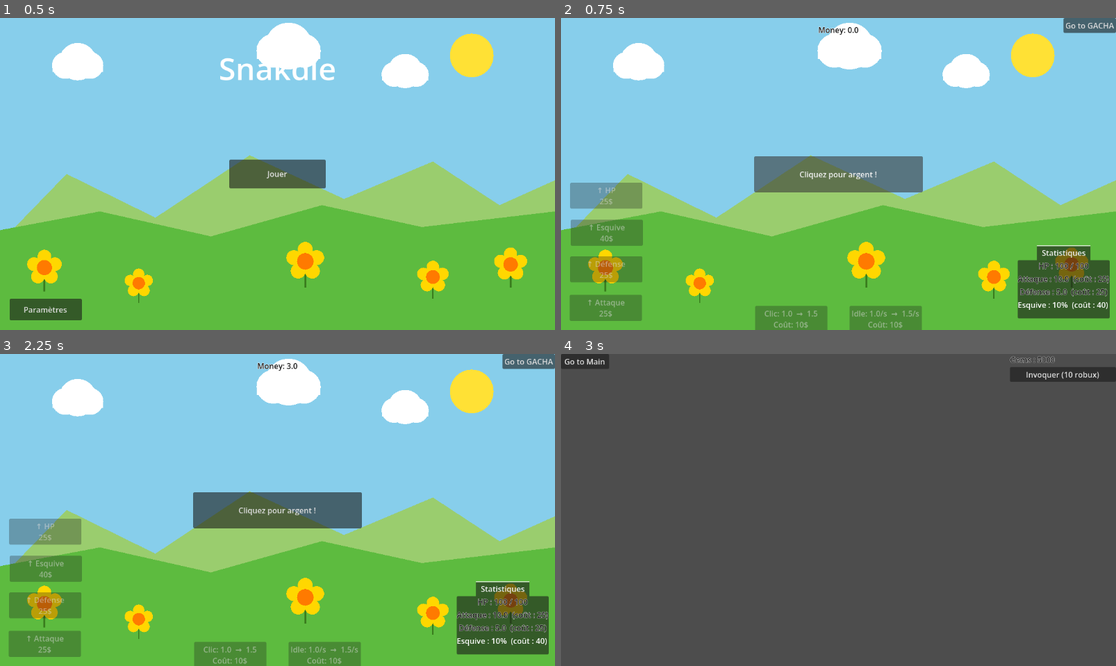
Above: before the commit, frames 1-4 (two rows, left to right).
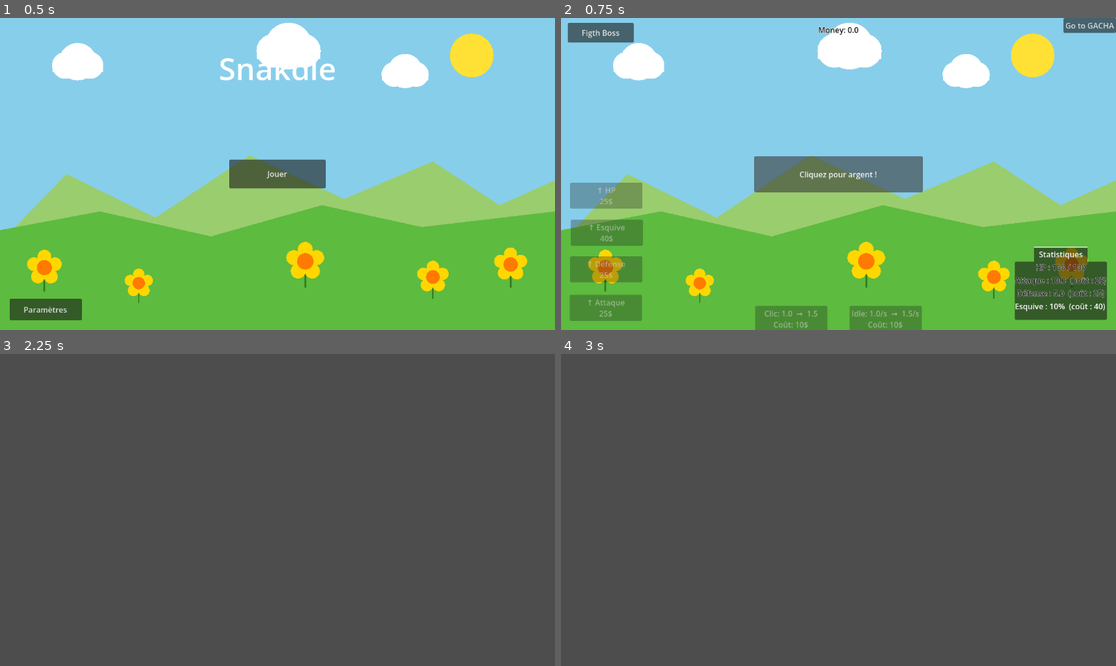
Above: after the commit, the same moments.

Repository: XeyNox/Snakdle
Game: Godot game, scene res://Scenes/TitleScreen.tscn
The game is run twice, just before and just after one commit, with the same random seed, the same clock (stepped at 60 frames per second) and the same inputs.
Inputs (mouse positions are in pixels of both pictures, inside the frame that each line leads up to):
- Up to frame 1 (0.5 s): no input
- Up to frame 2 (0.75 s): click "Jouer" at 0.5 s
- Up to frame 3 (2.25 s): click "Cliquez pour argent !" at 1.25 s; click (38, 369) at 2 s, where only the run after the commit has a clickable "Figth Boss"
- Up to frame 4 (3 s): click (1088, 360) at 2.75 s, where only the run before the commit has a clickable "Go to GACHA"

Frame 1 is identical in both runs. In frame 2, 2.3% of the frame differs, in the area x 1-99%, y 1-97%; in frame 3, 98%, in the area x 0-100%, y 0-100%; in frame 4, 1.3%.

Commit message:
add scene boss fight

Diff:
--- a/Scenes/BossUI.tscn
+++ b/Scenes/BossUI.tscn
@@ -1,6 +1,8 @@
 [gd_scene format=3 uid="uid://dfm70mf3qtc2e"]
 
 [ext_resource type="Script" uid="uid://bneuacsj7ycym" path="res://Scripts/boss_ui.gd" id="1_boss1"]
+[ext_resource type="Script" uid="uid://b66di3dhxg6yt" path="res://Scripts/button_go_to_gacha.gd" id="2_ldcqm"]
+[ext_resource type="Script" uid="uid://cm7q361iaq3q1" path="res://Scripts/listStat.gd" id="2_s3nj4"]
 
 [node name="BossUi" type="Control" unique_id=929737559]
 layout_mode = 3
@@ -15,7 +17,7 @@
 mouse_filter = 1
 script = ExtResource("1_boss1")
 
-[node name="VBox" type="VBoxContainer" parent="." unique_id=112837401]
+[node name="VBoxContainer" type="VBoxContainer" parent="." unique_id=112837401]
 layout_mode = 1
 anchors_preset = 1
 anchor_left = 1.0
@@ -24,20 +26,70 @@
 offset_bottom = 90.0
 grow_horizontal = 0
 
-[node name="BossLabel" type="Label" parent="VBox" unique_id=223948512]
+[node name="BossLabel" type="Label" parent="VBoxContainer" unique_id=223948512]
 layout_mode = 2
 theme_override_colors/font_color = Color(0.1, 0.1, 0.1, 1)
 theme_override_colors/font_outline_color = Color(1, 1, 1, 1)
 theme_override_constants/outline_size = 2
 horizontal_alignment = 1
 
-[node name="HPBar" type="ProgressBar" parent="VBox" unique_id=334059623]
+[node name="HPBar" type="ProgressBar" parent="VBoxContainer" unique_id=334059623]
 custom_minimum_size = Vector2(200, 20)
 layout_mode = 2
 
-[node name="RewardLabel" type="Label" parent="VBox" unique_id=445160734]
+[node name="RewardLabel" type="Label" parent="VBoxContainer" unique_id=445160734]
 layout_mode = 2
 theme_override_colors/font_color = Color(0.15, 0.6, 0.15, 1)
 theme_override_colors/font_outline_color = Color(1, 1, 1, 1)
 theme_override_constants/outline_size = 2
 horizontal_alignment = 1
+
+[node name="GoToMain" type="Button" parent="." unique_id=1977755191]
+layout_mode = 0
+offset_left = 714.0
+offset_top = 6.0
+offset_right = 897.0
+offset_bottom = 59.0
+text = "Go to gacha"
+script = ExtResource("2_ldcqm")
+
+[node name="TabContainer" type="TabContainer" parent="." unique_id=1664112668]
+layout_mode = 0
+offset_left = 729.0
+offset_top = 461.0
+offset_right = 897.0
+offset_bottom = 613.0
+tab_alignment = 1
+current_tab = 0
+script = ExtResource("2_s3nj4")
+
+[node name="Statistiques" type="VBoxContainer" parent="TabContainer" unique_id=893726336]
+layout_mode = 2
+metadata/_tab_index = 0
+
+[node name="HP" type="Label" parent="TabContainer/Statistiques" unique_id=1454611668]
+layout_mode = 2
+theme_override_colors/font_color = Color(0.1, 0.1, 0.1, 1)
+theme_override_colors/font_outline_color = Color(1, 1, 1, 1)
+theme_override_constants/outline_size = 2
+horizontal_alignment = 1
+vertical_alignment = 1
+
+[node name="Attaque" type="Label" parent="TabContainer/Statistiques" unique_id=1575305167]
+layout_mode = 2
+theme_override_colors/font_color = Color(0.1, 0.1, 0.1, 1)
+theme_override_colors/font_outline_color = Color(1, 1, 1, 1)
+theme_override_constants/outline_size = 2
+horizontal_alignment = 1
+vertical_alignment = 1
+
+[node name="Défense" type="Label" parent="TabContainer/Statistiques" unique_id=1068672652]
+layout_mode = 2
+theme_override_colors/font_color = Color(0.1, 0.1, 0.1, 1)
+theme_override_colors/font_outline_color = Color(1, 1, 1, 1)
+theme_override_constants/outline_size = 2
+horizontal_alignment = 1
+vertical_alignment = 1
+
+[node name="Esquive" type="Label" parent="TabContainer/Statistiques" unique_id=1580146275]
+layout_mode = 2
--- a/Scenes/Main.tscn
+++ b/Scenes/Main.tscn
@@ -6,12 +6,12 @@
 [ext_resource type="Script" uid="uid://b15kwqfo8jd8p" path="res://Scripts/button_upp_idle.gd" id="4_rgh2o"]
 [ext_resource type="Script" uid="uid://bj5ll5xomockr" path="res://Scripts/button_upp_click.gd" id="5_pbw6q"]
 [ext_resource type="PackedScene" uid="uid://cge6os48vo14u" path="res://Scenes/background.tscn" id="6_v1gob"]
-[ext_resource type="PackedScene" uid="uid://dfm70mf3qtc2e" path="res://Scenes/BossUI.tscn" id="8_boss1"]
 [ext_resource type="Script" uid="uid://c8oy70fqu22bn" path="res://Scripts/button_upp_attack.gd" id="9_frkhe"]
 [ext_resource type="Script" uid="uid://b74v6kbf28j5h" path="res://Scripts/button_upp_defense.gd" id="10_1p5hy"]
 [ext_resource type="Script" uid="uid://0folrf6i23bq" path="res://Scripts/go_to_gacha.gd" id="11_grg3l"]
 [ext_resource type="Script" uid="uid://csqcya5fpvv0v" path="res://Scripts/button_upp_hp.gd" id="11_h1m7h"]
 [ext_resource type="Script" uid="uid://c25ksxrt1o2rb" path="res://Scripts/button_upp_evasion.gd" id="12_erwvk"]
+[ext_resource type="Script" uid="uid://cmpith4rdecni" path="res://Scripts/button_go_to_boss.gd" id="12_frkhe"]
 
 [node name="Main" type="Node2D" unique_id=1249350998]
 position = Vector2(452, 224)
@@ -19,10 +19,10 @@
 [node name="CanvasLayer" type="CanvasLayer" parent="." unique_id=544584215]
 
 [node name="TabContainer" type="TabContainer" parent="CanvasLayer" unique_id=325402615]
-offset_left = 948.0
-offset_top = 472.0
-offset_right = 1116.0
-offset_bottom = 624.0
+offset_left = 942.0
+offset_top = 475.0
+offset_right = 1110.0
+offset_bottom = 627.0
 tab_alignment = 1
 current_tab = 0
 script = ExtResource("3_listst")
@@ -57,8 +57,6 @@
 
 [node name="Esquive" type="Label" parent="CanvasLayer/TabContainer/Statistiques" unique_id=412850136]
 layout_mode = 2
-
-[node name="BossUi" parent="CanvasLayer" unique_id=929737559 instance=ExtResource("8_boss1")]
 
 [node name="ButtonUppClick" type="Button" parent="CanvasLayer" unique_id=189751916]
 custom_minimum_size = Vector2(150, 50)
@@ -159,6 +157,14 @@
 text = "Go to GACHA"
 script = ExtResource("11_grg3l")
 
+[node name="GoTobossFigth" type="Button" parent="CanvasLayer" unique_id=2023720226]
+offset_left = 14.0
+offset_top = 10.0
+offset_right = 151.0
+offset_bottom = 51.0
+text = "Figth Boss"
+script = ExtResource("12_frkhe")
+
 [node name="BackgroundLayer" type="CanvasLayer" parent="." unique_id=738291847]
 layer = -1
 
--- a/Scripts/GameManager.gd
+++ b/Scripts/GameManager.gd
@@ -44,7 +44,7 @@
 		return
 	money += money_per_second * delta
 
-	if not boss_active and money >= _boss_threshold():
+	if not boss_active:
 		_start_boss()
 
 	if boss_active:
--- a/Scripts/boss_ui.gd
+++ b/Scripts/boss_ui.gd
@@ -1,8 +1,8 @@
 extends Control
 
-@onready var hp_bar: ProgressBar = $VBox/HPBar
-@onready var boss_label: Label    = $VBox/BossLabel
-@onready var reward_label: Label  = $VBox/RewardLabel
+@onready var hp_bar: ProgressBar = $VBoxContainer/HPBar
+@onready var boss_label: Label = $VBoxContainer/BossLabel
+@onready var reward_label: Label = $VBoxContainer/RewardLabel
 
 func _ready() -> void:
 	GameManager.boss_started.connect(_on_boss_started)
--- /dev/null
+++ b/Scripts/button_go_to_boss.gd
@@ -0,0 +1,7 @@
+extends Button
+
+func _ready():
+	pressed.connect(_on_pressed)
+
+func _on_pressed():
+	get_tree().change_scene_to_file("res://Scenes/BossUI.tscn")
--- /dev/null
+++ b/default_bus_layout.tres
@@ -0,0 +1,3 @@
+[gd_resource type="AudioBusLayout" format=3 uid="uid://deqoxwvjyk0m0"]
+
+[resource]
Not shown, added: Scripts/button_go_to_boss.gd.uid
